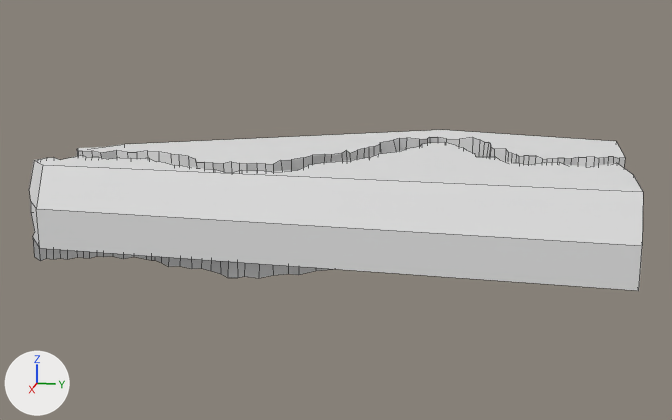
The FBX model Assets/Model/Mountain/Canyon.fbx as it was, and as the next commit left it.
The view is the same before and after, from a 50 mm camera at (15.01, 3.27, 4.27) aimed at (-0.78, 0.11, 0.32). Every picture has the same lights, and +X, +Y and +Z are marked at lower left. Mesh edges are drawn as thin lines. Where no turn or scale is listed for an object, it has been applied to the vertices.

The first picture shows 'Ridge'.
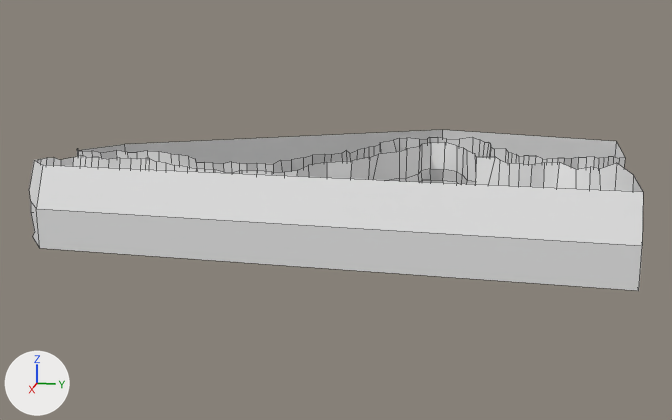
What changed in the scene script:
```text
Change me_ridge:
    used by ob_ridge; location = (0.0, 0.0, 0.0)
    remove me_ridge.from_pydata(...)  # 914 vertices, 764 faces; spans x -3.6..1.92, y -4.74..5.01, z -0.4..1.48
    add me_ridge.from_pydata(...)  # 774 vertices, 624 faces; spans x -3.6..1.92, y -4.74..5.01, z -0.06..1.48
    me_ridge part 1
    140 vertices are removed from x -2.83..1.33, y -4.68..5.01, z -0.4..-0.25
    138 faces are deleted
    me_ridge part 2
    2 faces are deleted
```

Pixel boxes [x1, y1, x2, y2] of what changed, in the pictures (672 x 420 px):
part 1 of me_ridge, deleted: before [33, 238, 332, 278]
part 2 of me_ridge, deleted: before [34, 130, 643, 192]
